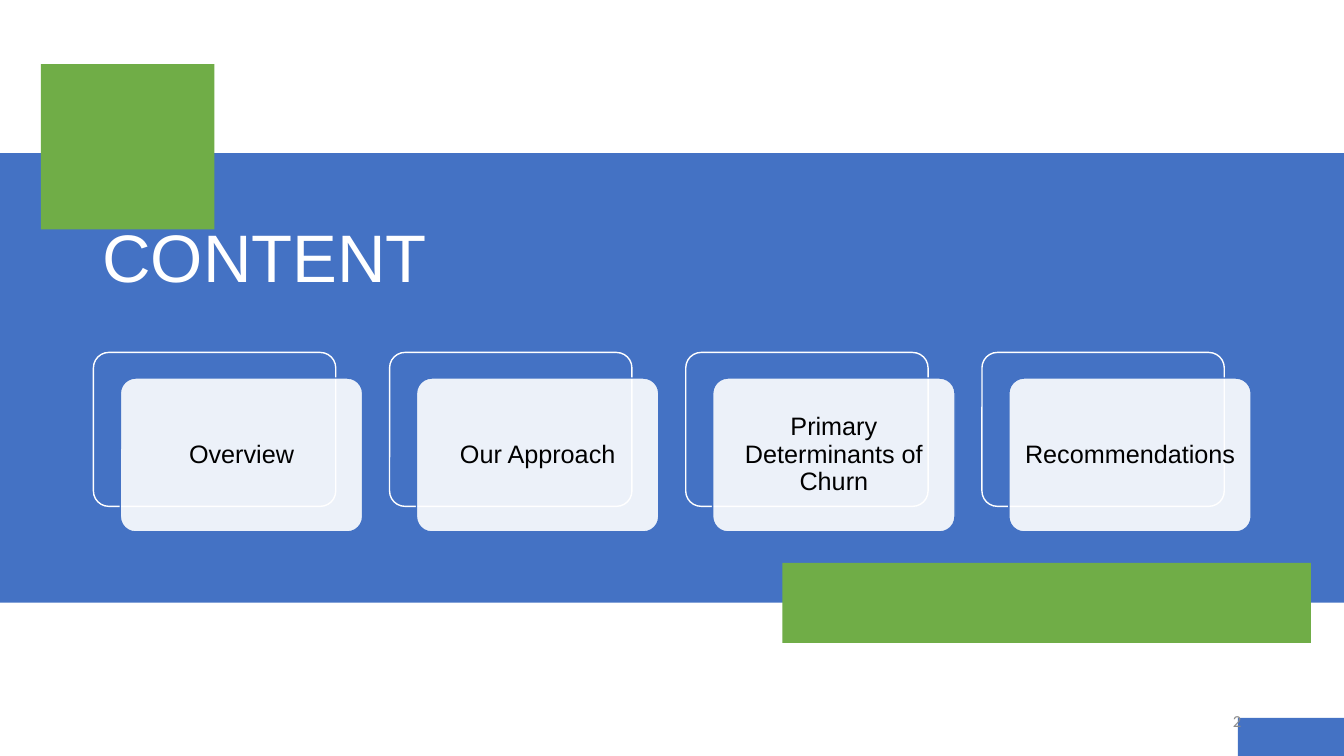
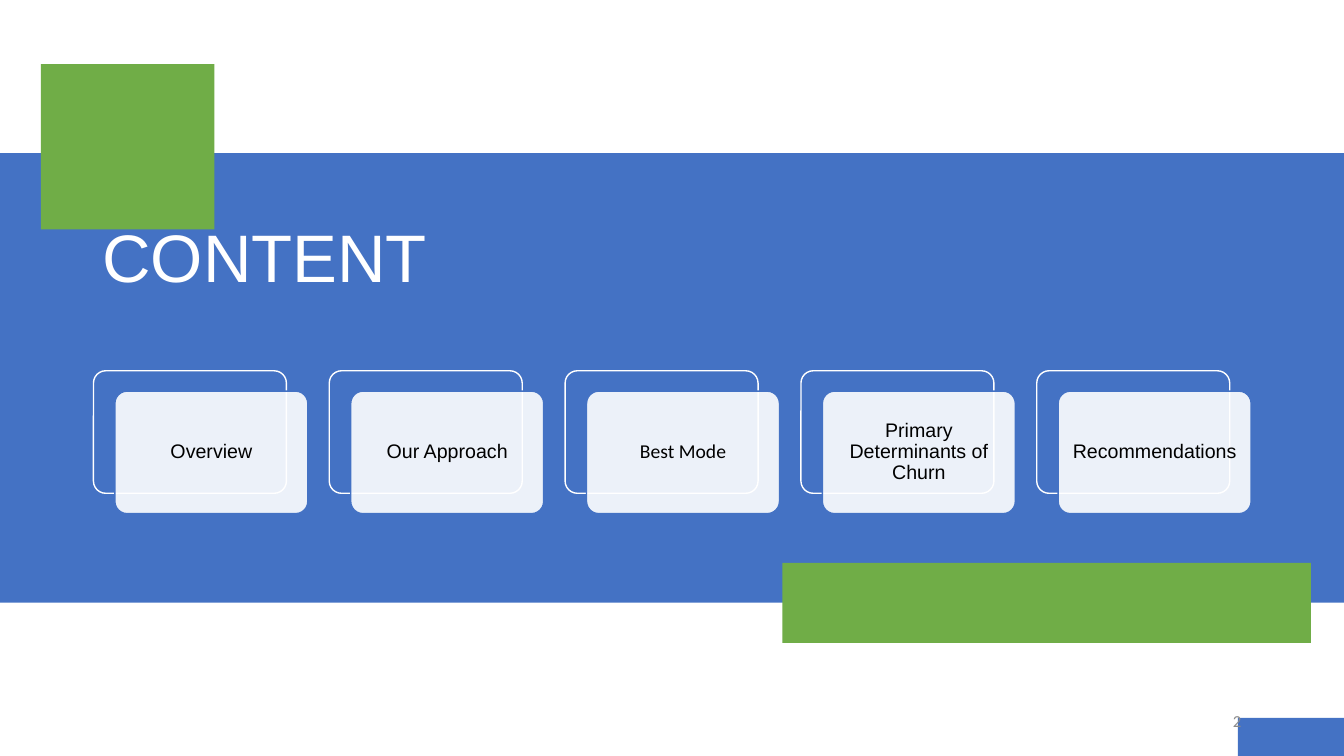
Before and after one commit to carlearn/dsc-mod-3-project-v2-1, a slide deck: slide 2 of SyriaTel Churn Analysis.pptx. Drawn at 1344x756 pixels with LibreOffice and Linux fonts; fonts in the diff are those of the drawing. Boxes give left, top, right and bottom in pixels: in the first picture for what was removed or moved away, otherwise in the second. Text is boxed around its words. In the diff, an @@ line names an element or a change of style, - is before the commit and + after.

```diff
--- a/SyriaTel Churn Analysis.pptx
+++ b/SyriaTel Churn Analysis.pptx
@@ rounded rectangle: place and size @@
-rounded rectangle at [94, 353, 336, 507]
+rounded rectangle at [94, 371, 286, 494]
@@ rounded rectangle: place and size @@
-rounded rectangle at [390, 353, 632, 507]
+rounded rectangle at [330, 371, 522, 494]
@@ rounded rectangle added at [566, 371, 758, 494], fill #4472C4, outline #FFFFFF 1 pt @@
@@ rounded rectangle: place and size @@
-rounded rectangle at [686, 353, 928, 507]
+rounded rectangle at [802, 371, 994, 494]
@@ rounded rectangle: place and size @@
-rounded rectangle at [982, 353, 1224, 507]
+rounded rectangle at [1037, 371, 1230, 494]
@@ rounded rectangle: place and size @@
-rounded rectangle at [120, 378, 362, 532]
+rounded rectangle at [115, 391, 308, 514]
@@ text "Overview": place and size @@
-text "Overview" at [189, 444, 294, 464]
+text "Overview" at [170, 443, 252, 459]
@@ rounded rectangle: place and size @@
-rounded rectangle at [416, 378, 658, 532]
+rounded rectangle at [351, 391, 543, 514]
@@ size 18 to 14 pt; less space between paragraphs in 4 elements at [1073, 443, 1237, 459], [170, 443, 252, 459], [850, 422, 988, 480], [387, 443, 508, 462] @@
@@ text "Our Approach": place and size @@
-text "Our Approach" at [460, 444, 616, 468]
+text "Our Approach" at [387, 443, 508, 462]
@@ rounded rectangle added at [587, 391, 779, 514], fill #FFFFFF at 90% opacity, outline #4472C4 1 pt @@
@@ rounded rectangle: place and size @@
-rounded rectangle at [713, 378, 955, 532]
+rounded rectangle at [823, 391, 1015, 514]
@@ text "Primary Determinants of Churn": place and size @@
-text "Primary Determinants of Churn" at [745, 416, 923, 491]
+text "Primary Determinants of Churn" at [850, 422, 988, 480]
@@ rounded rectangle: place and size @@
-rounded rectangle at [1009, 378, 1251, 532]
+rounded rectangle at [1059, 391, 1251, 514]
@@ text "Recommendations": place and size @@
-text "Recommendations" at [1025, 444, 1235, 464]
+text "Recommendations" at [1073, 443, 1237, 459]
@@ text added at [640, 444, 726, 458], 14 pt, text #000000 @@
+Best Mode
```
Also in this commit, not shown: 1 other slide changed, 2 slides added, 4 other files.
